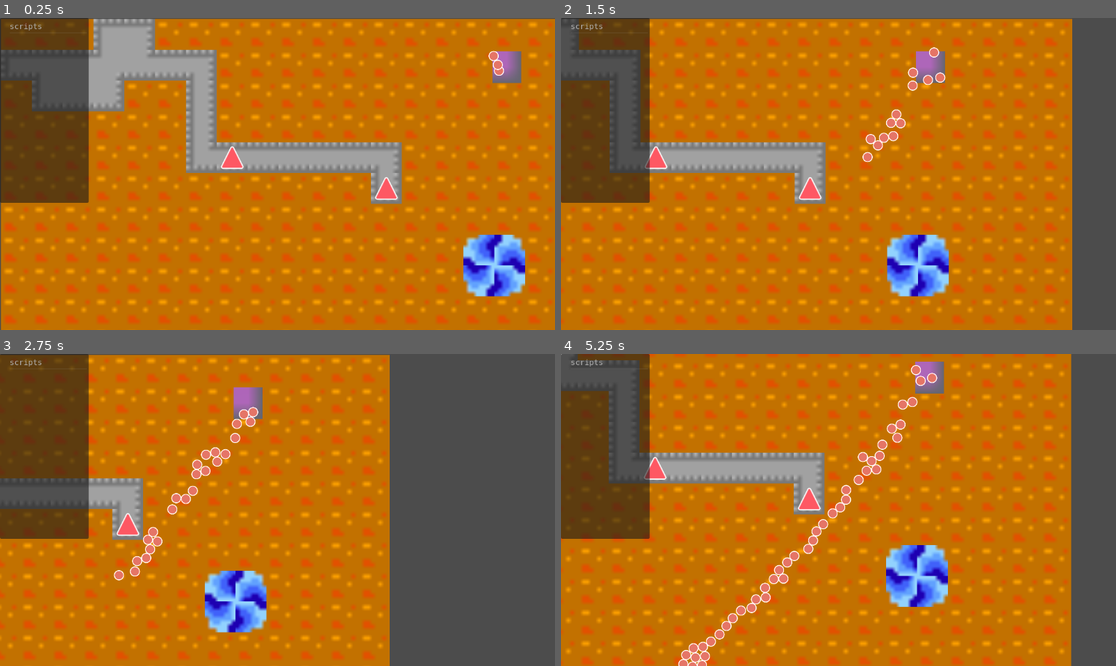
Above: before the commit, frames 1-4 (two rows, left to right).
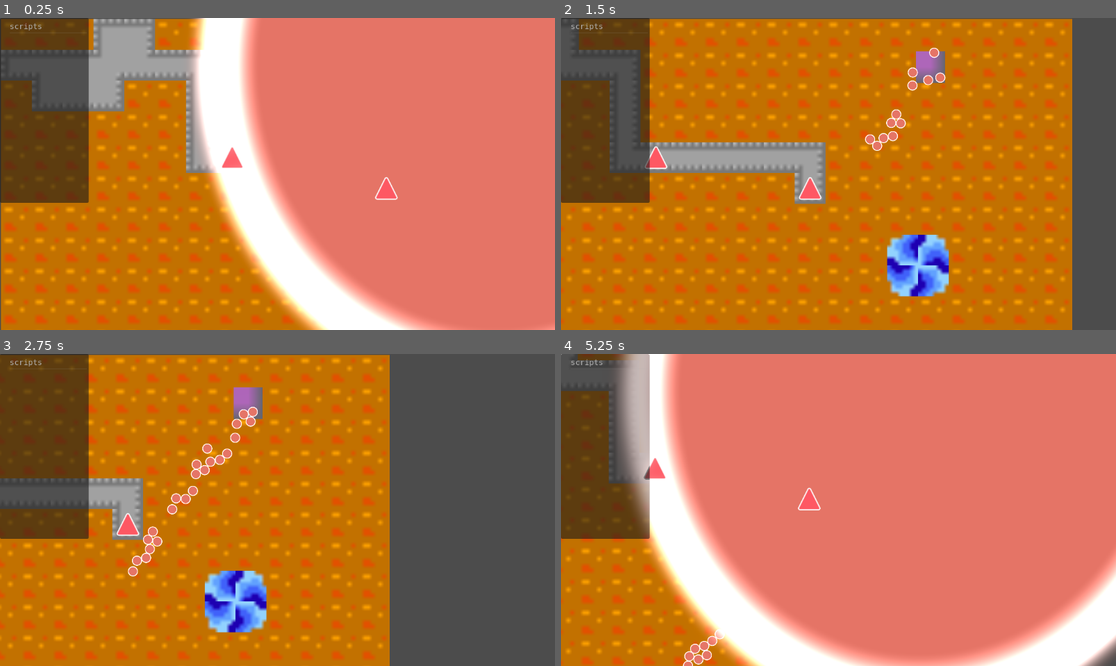
Above: after the commit, the same moments.

Repository: EEEEEEEEthan/BotDefence
Game: Godot game, scene res://Game.tscn
Two runs of this game, one before a commit and one after it. Both use one fixed random seed, a clock stepped at 60 frames per second and the inputs below.
Inputs (mouse positions are in pixels of both pictures, inside the frame that each line leads up to):
- Up to frame 1 (0.25 s): no input
- Up to frame 2 (1.5 s): tap Enter at 0.5 s; move the mouse to (960, 158) at 0.52 s; hold D 0.53-1.25 s; hold Ctrl 0.53-1.25 s; click (960, 158) at 0.67 s; drag from (727, 189) to (810, 236) at 1.27 s
- Up to frame 3 (2.75 s): move the mouse to (333, 441) at 2.02 s; hold D from 2.03 s (still down); hold Ctrl from 2.03 s (still down)
- Up to frame 4 (5.25 s): release D at 2.75 s; release Ctrl at 2.75 s; drag from (810, 572) to (672, 463) at 2.77 s; move the mouse to (1005, 556) at 3.52 s; hold A 3.53-4.25 s; hold Ctrl 3.53-4.25 s; drag from (672, 463) to (755, 432) at 4.27 s; move the mouse to (866, 510) at 5.02 s; hold S from 5.03 s (still down); hold Ctrl from 5.03 s (still down); click (866, 510) at 5.17 s

The runs differ from the first frame. In frame 1, 60% of the frame differs, in the area x 34-100%, y 0-100%; in frame 2, 0.2%; in frame 3, 0.6%; in frame 4, 83%, in the area x 10-100%, y 0-100%.

Commit message:
Refactor MonsterSpawnPoint scene to simplify monster instantiation
- Removed the monsters_parent variable and directly added spawned monsters as children of the current node for improved clarity and efficiency.
- Cleaned up the spawn logic to enhance readability and maintainability.

Diff:
--- a/Monsters/MonsterSpawnPoint.tscn
+++ b/Monsters/MonsterSpawnPoint.tscn
@@ -11,7 +11,6 @@
 
 const _DEBUG_SPAWN_AREA_COLOR := Color(0.25, 0.95, 0.35, 0.42)
 
-@export var monsters_parent: Node
 ## 本地空间矩形宽高（以节点原点为中心）；会随 scale/rotation 映射到世界空间。Vector2.ZERO 则退化为 global_position
 @export var spawn_area_size: Vector2 = Vector2.ONE:
 	set(value):
@@ -43,13 +42,11 @@
 	if total_count <= 0:
 		return
 
-	var parent_node: Node = monsters_parent if monsters_parent else get_parent()
-
 	for spawn_index in range(total_count):
 		if not is_inside_tree():
 			return
 		var monster: Node = config.monster_scene.instantiate()
-		parent_node.add_child(monster)
+		add_child(monster)
 		monster.global_position = _random_spawn_global_position()
 
 		var is_last: bool = spawn_index >= total_count - 1
